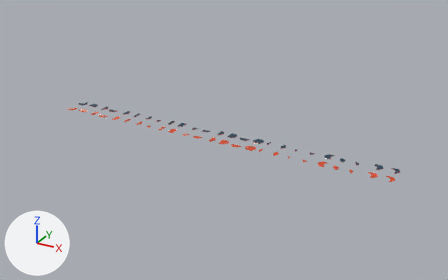
A saved change to the FBX model Excessive Force - Unity Files/Assets/Models/Environment/Tiles/HexFloor.FBX.
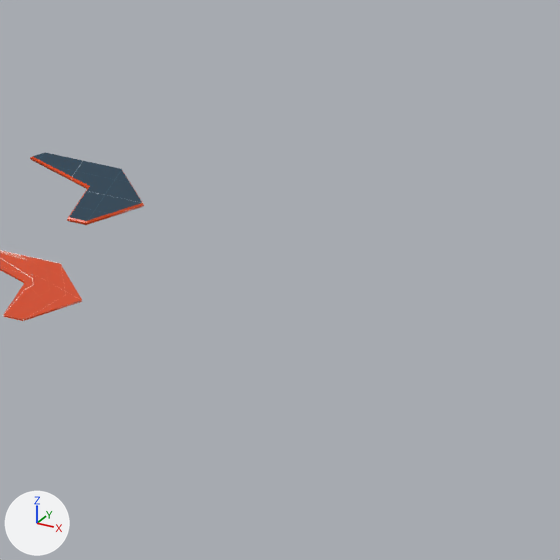
The first picture shows the older version from a 50 mm lens placed at (40.5, -85.5, 41.6), pointed at (-6.7, 0.3, -1.3). The close-ups show both versions on the part from 87% to 97% of the width and 55% to 72% of the height of that picture; other places that the commit changed are outside them. The lights are fixed; the arrows at lower left show +X, +Y and +Z. Where no turn or scale is listed for an object, it has been applied to the vertices.

Names of what the first close-up shows: 'Cylinder027', 'Floor (Filler 2-)'.
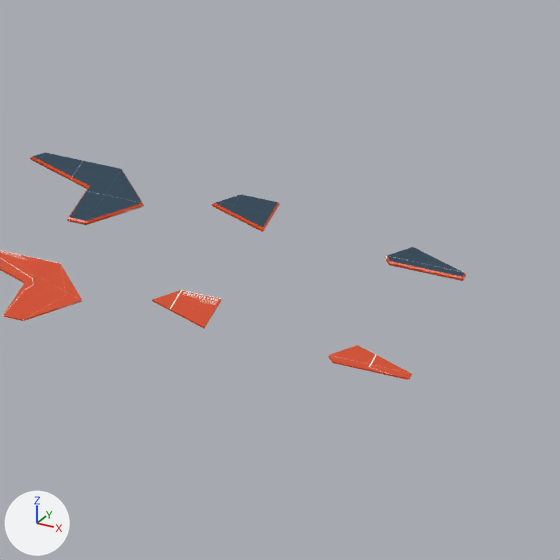
Location of each change, [x1, y1, x2, y2] in pixels of the close-ups (560 x 560 px):
```json
{"object": "Cylinder042", "change": "added", "after": [152, 290, 222, 328], "on screen": "red"}
{"object": "Floor (Corner)", "change": "added", "after": [212, 195, 280, 232], "on screen": "blue", "faces in mat_material__52 (picture img_prototype_512x512_blue3_png)": [216, 195, 278, 228], "faces in mat_material__51 (picture img_prototype_512x512_orange_png)": [212, 203, 280, 232]}
{"object": "Cylinder043", "change": "added", "after": [328, 345, 412, 380], "on screen": "red"}
{"object": "Floor (Corner+)", "change": "added", "after": [384, 247, 466, 281], "on screen": "blue", "faces in mat_material__52 (picture img_prototype_512x512_blue3_png)": [387, 247, 464, 277], "faces in mat_material__51 (picture img_prototype_512x512_orange_png)": [384, 256, 466, 281]}
```

Scene script edits in JSON lines:
```json
{"op": "add", "block": "me_mesh_071", "code": ["me_mesh_071 = bpy.data.meshes.new('Mesh.071')", "me_mesh_071.from_pydata(...)  # 16 vertices, 14 faces; spans x -0.75..0.0, y 0.0..0.866, z -0.03..0.03", "# faces by material slot: [12, 2]", "me_mesh_071.materials.append(mat_material__51)  # picture img_prototype_512x512_orange_png", "me_mesh_071.materials.append(mat_material__52)  # picture img_prototype_512x512_blue3_png"]}
{"op": "add", "block": "me_mesh_069", "code": ["me_mesh_069 = bpy.data.meshes.new('Mesh.069')", "me_mesh_069.from_pydata(...)  # 8 vertices, 6 faces; spans x -0.75..0.0, y 0.0..0.866, z -0.01..0.01", "me_mesh_069.materials.append(mat_material__51)  # picture img_prototype_512x512_orange_png"]}
{"op": "add", "block": "me_mesh_070", "code": ["me_mesh_070 = bpy.data.meshes.new('Mesh.070')", "me_mesh_070.from_pydata(...)  # 10 vertices, 7 faces; spans x -1.0..0.0, y -0.15..0.433, z -0.01..0.01", "me_mesh_070.materials.append(mat_material__51)  # picture img_prototype_512x512_orange_png"]}
{"op": "add", "block": "me_mesh_072", "code": ["me_mesh_072 = bpy.data.meshes.new('Mesh.072')", "me_mesh_072.from_pydata(...)  # 20 vertices, 17 faces; spans x -1.0..0.0, y -0.15..0.433, z -0.03..0.03", "# faces by material slot: [15, 2]", "me_mesh_072.materials.append(mat_material__51)  # picture img_prototype_512x512_orange_png", "me_mesh_072.materials.append(mat_material__52)  # picture img_prototype_512x512_blue3_png"]}
{"op": "add", "block": "ob_floor__corner_1", "code": ["ob_floor__corner_1 = bpy.data.objects.new('Floor (Corner)', me_mesh_071)", "ob_floor__corner_1.location = (25.0, 0.0, 0.0)"]}
{"op": "add", "block": "ob_cylinder042", "code": ["ob_cylinder042 = bpy.data.objects.new('Cylinder042', me_mesh_069)", "ob_cylinder042.location = (25.0, -3.0, 0.0)"]}
{"op": "add", "block": "ob_cylinder043", "code": ["ob_cylinder043 = bpy.data.objects.new('Cylinder043', me_mesh_070)", "ob_cylinder043.location = (27.5, -3.0, 0.0)"]}
{"op": "add", "block": "ob_floor__corner", "code": ["ob_floor__corner = bpy.data.objects.new('Floor (Corner+)', me_mesh_072)", "ob_floor__corner.location = (27.5, 0.0, 0.0)"]}
```
